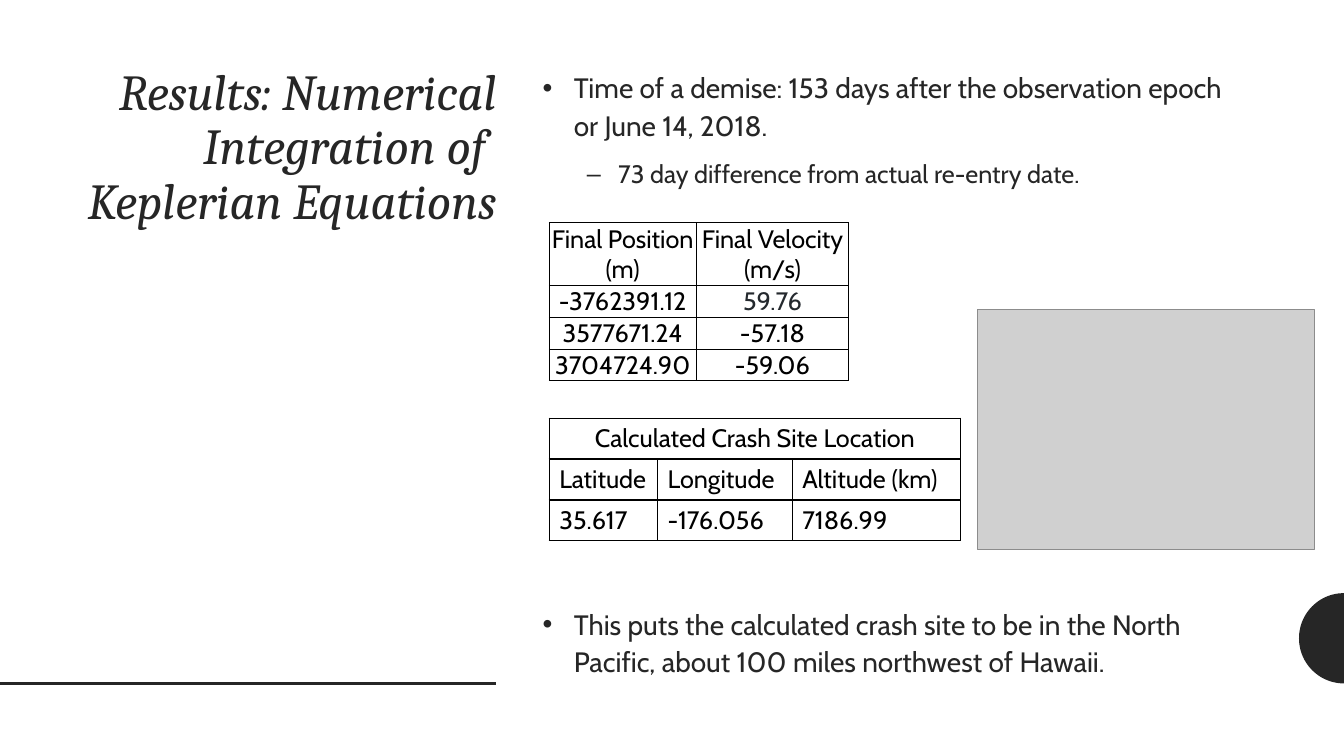
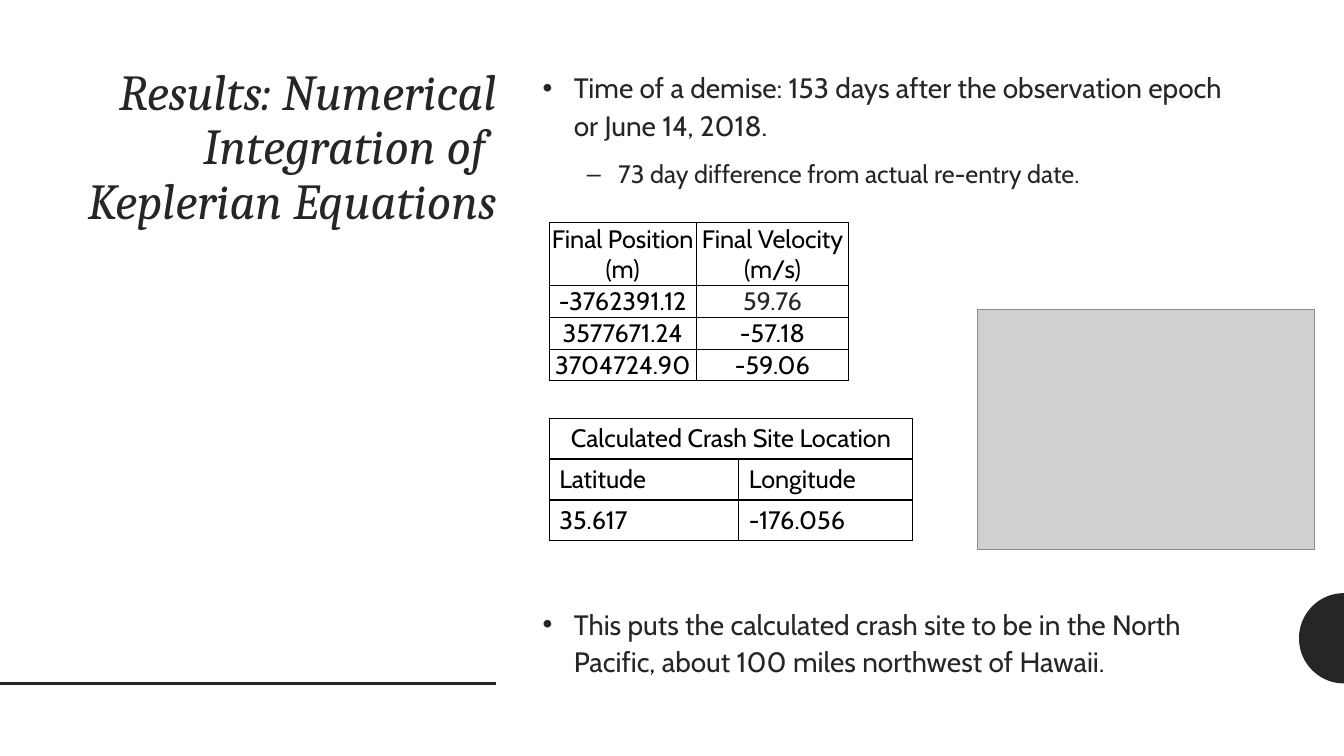
Before and after one commit to gankoji/ame557-proj2, a slide deck: slide 5 of Presentation_Slides/AME 557 Project 2 Presentation - Orbital Propagation.pptx. Drawn at 1344x756 pixels with LibreOffice and Linux fonts; fonts in the diff are those of the drawing; grey boxes stand for pictures. Boxes give left, top, right and bottom in pixels: in the first picture for what was removed or moved away, otherwise in the second. Text is boxed around its words. In the diff, an @@ line names an element or a change of style, - is before the commit and + after.

```diff
--- a/Presentation_Slides/AME 557 Project 2 Presentation - Orbital Propagation.pptx
+++ b/Presentation_Slides/AME 557 Project 2 Presentation - Orbital Propagation.pptx
@@ table at bbox=[549, 418, 912, 541] @@
-column 3:  | Altitude (km) | 7186.99
@@ table: place and size @@
-table at bbox=[549, 418, 962, 541]
+table at bbox=[549, 418, 912, 541]
```
Also in this commit, not shown: 1 other file.
